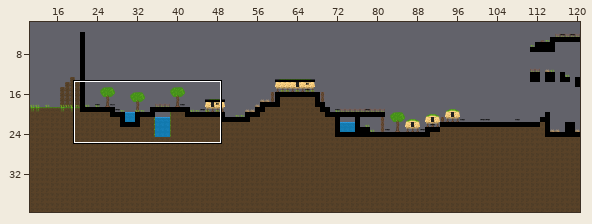
An edit to a level. Tiled map, assets/maps/Level_1.tmx. The picture above shows the old version from afar; the outline marks the close-up.
Close-up. As it was:
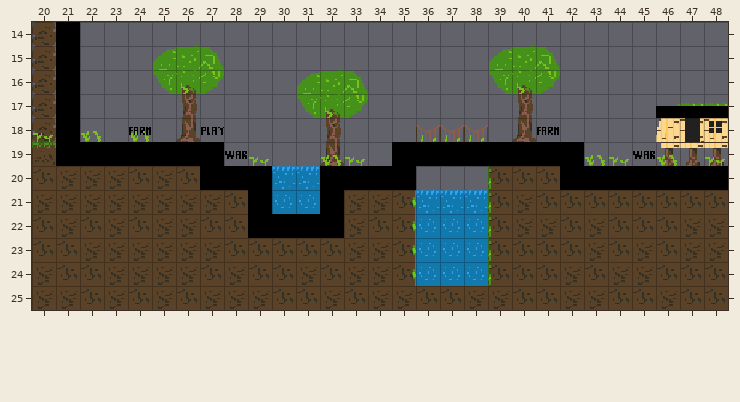
Cells are 16x16 px. Shown: x 20..48, y 14..25. The commit also changed other parts of the map, which this record leaves out.
After the commit:
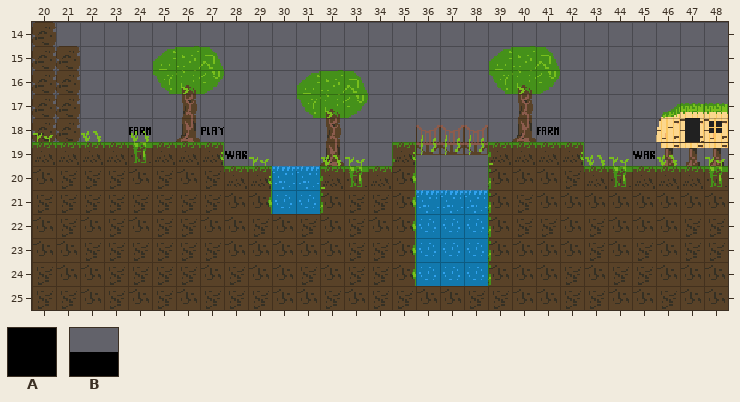
Key: from "Ben Is Awesome": A 0, B 10.
_ is an empty cell.
Change:
Layer "Collision" (now hidden):
y 14..16: x 21 A -> _
y 17: x 21 A -> _; x 46..48 BBB -> ___
y 18: x 21 A -> _
y 19: x 21..27 AAAAAAA -> _______; x 35..42 AAAAAAAA -> ________
y 20: x 27..29 AAA -> ___; x 32..35 AAAA -> ____; x 42..48 AAAAAAA -> _______
y 21: x 29 A -> _; x 32 A -> _
y 22: x 29..32 AAAA -> ____
Where, in picture pixels (left, top, right, bottom), the same in both close-ups:
removed: (56, 22, 728, 238)
